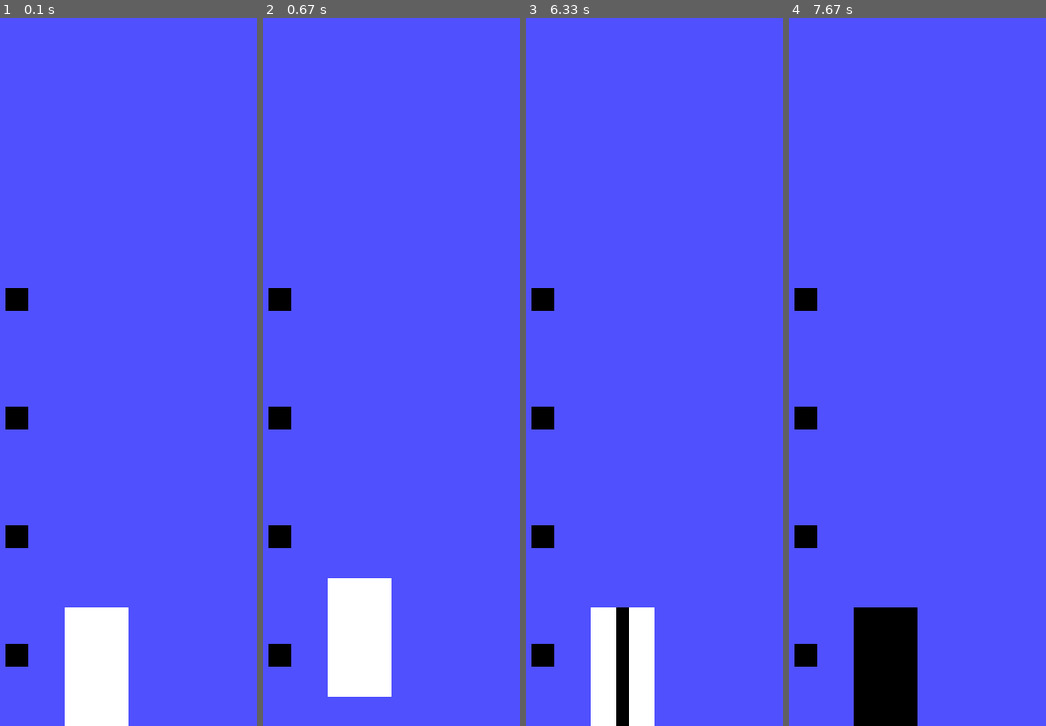
Above: before the commit, frames 1-4 (left to right).
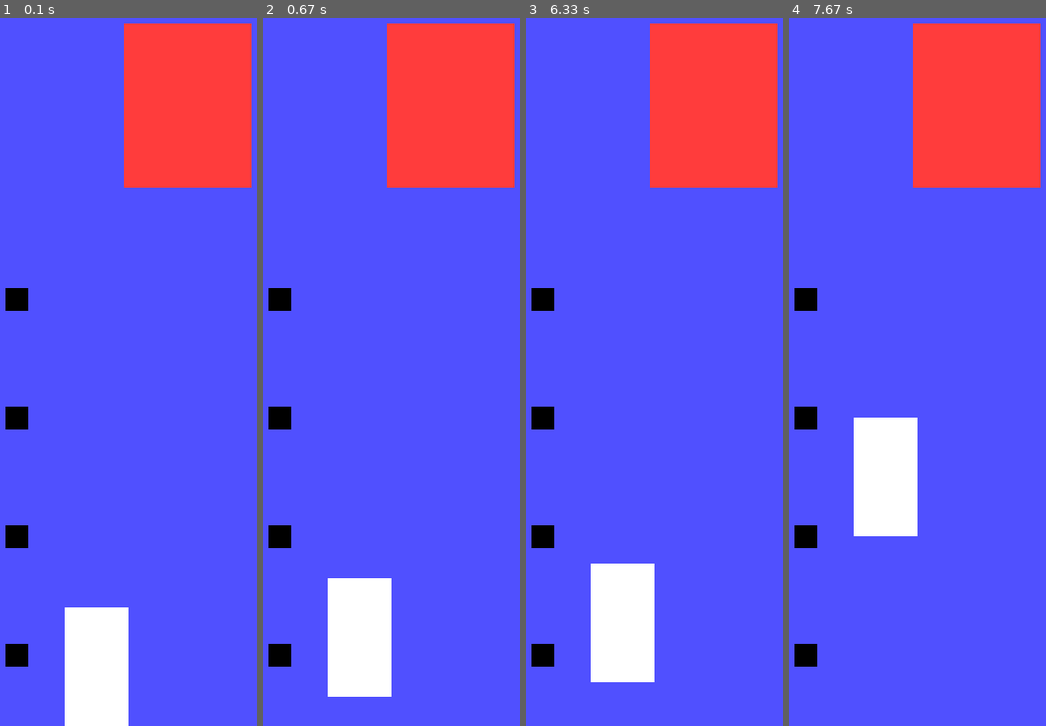
Above: after the commit, the same moments.

Repository: murilofcorso/elevador-pygame
Game: pygame game, started from tela.py
Same seed, same stepped clock (60 frames per second), same inputs: the game is played once before the commit and once after it.
Inputs (mouse positions are in pixels of both pictures, inside the frame that each line leads up to):
- Up to frame 1 (0.1 s): no input
- Up to frame 2 (0.67 s): click (278, 534) at 0.38 s
- Up to frame 3 (6.33 s): click (541, 655) at 4.72 s; click (541, 414) at 6.05 s
- Up to frame 4 (7.67 s): no input

The runs differ from the first frame. In frame 1, 12% of the frame differs, in the area x 48-98%, y 0-24%; in frame 2, 12%; in frame 3, 15%; in frame 4, 20%, in the area x 25-98%, y 0-100%.

Commit message:
ajuste de status do elevador + criacao do painel

Diff:
--- a/elevador.py
+++ b/elevador.py
@@ -27,9 +27,12 @@
 
     def mover(self, destino):
         if self.status == "parado":
-            self.status = "movendo"
+            if destino > self.andar_atual:
+                self.status = "subindo"
+            elif destino < self.andar_atual:
+                self.status = "descendo"
 
-        if self.status == "movendo":
+        if self.status in ("subindo", "descendo"):
             if self.rect.bottom > self.tela.get_height() - (destino * self.altura):
                 self.rect.y -= 2
             elif self.rect.bottom < self.tela.get_height() - (destino * self.altura):
@@ -92,15 +95,12 @@
             if self.tick_atual - self.fechamento_tick > 1200:
                 self.status = "parado"
                 self.fechou = False
-        # cooldown parado longe do térreo
-        if (self.tick_atual - self.fechamento_tick > 10000) & (self.andar_atual != 0):
-            self.adicionar_chamado(0)
-
 
 
     def adicionar_chamado(self, andar):
         if andar not in self.chamados:
             self.chamados.append(andar)
+        self.chamados.sort(reverse=True)
 
 
     def retornar_proximo_chamado(self):
@@ -117,3 +117,4 @@
         self.cooldowns()
         self.desenhar()
         self.mover(self.retornar_proximo_chamado())
+        print(f"{self.status}, {self.chamados}")
--- /dev/null
+++ b/painel.py
@@ -0,0 +1,25 @@
+import pygame
+from chamador import Chamador
+
+
+class Painel(pygame.sprite.Sprite):
+    def __init__(self, tela, elevador, andares):
+        self.tela = tela
+        self.elevador = elevador
+        self.andares = andares
+
+        self.largura = 140
+        self.altura = 180
+
+        self.image = pygame.surface.Surface((self.largura, self.altura), pygame.SRCALPHA)
+        self.rect = self.image.get_rect()
+        self.rect.topright = (self.tela.get_width() - 30, 30)
+
+
+    def desenhar(self):
+        self.image.fill((255, 60, 60))
+
+
+    def update(self, evento):
+        self.evento = evento
+        self.desenhar()
--- a/tela.py
+++ b/tela.py
@@ -2,6 +2,7 @@
 import sys
 from elevador import Elevador
 from chamador import Chamador
+from painel import Painel
 
 # Inicialize o Pygame
 pygame.init()
@@ -27,6 +28,7 @@
 c2 = Chamador(tela, e, 2)
 c3 = Chamador(tela, e, 3)
 
+p = Painel(tela, e, 4)
 
 
 # Loop principal do jogo
@@ -46,12 +48,14 @@
     tela.blit(c1.image, c1.rect.topleft)
     tela.blit(c2.image, c2.rect.topleft)
     tela.blit(c3.image, c3.rect.topleft)
+    tela.blit(p.image, p.rect.topleft)
 
     # updates
     c0.update(ultimo_evento)
     c1.update(ultimo_evento)
     c2.update(ultimo_evento)
     c3.update(ultimo_evento)
+    p.update(ultimo_evento)
     e.update()
 
     # Atualize a tela
